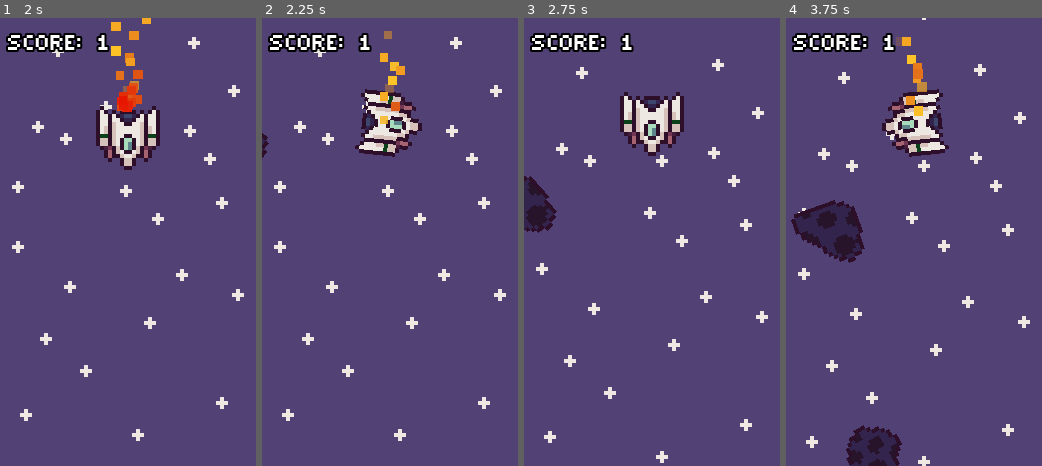
Above: before the commit, frames 1-4 (left to right).
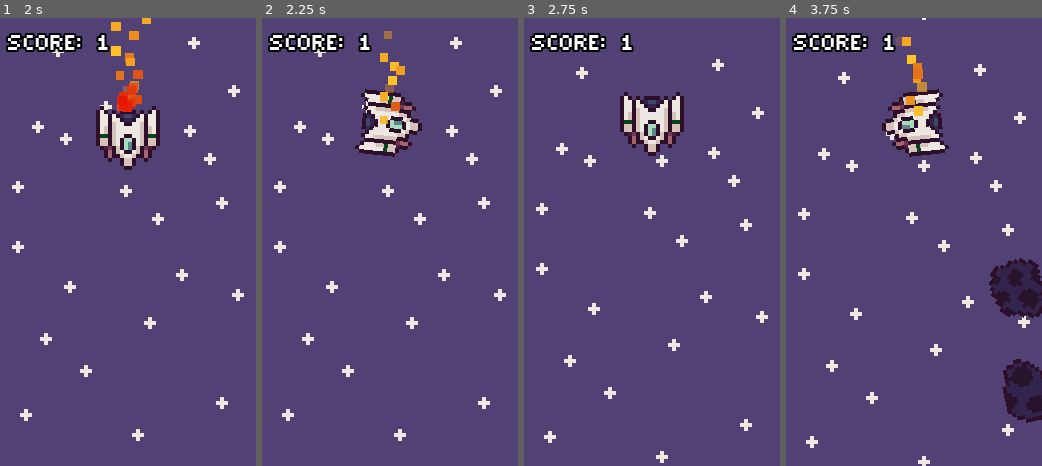
Above: after the commit, the same moments.

Repository: shadow-crafter/ROCKET-BOUNCE
Game: Godot game, scene res://scenes/game/game_scene.tscn
The game is run twice, just before and just after one commit, with the same random seed, the same clock (stepped at 60 frames per second) and the same inputs.
Inputs:
- Up to frame 1 (2 s): tap Space (THEBUTTON) at 0.6, 1.35 s
- Up to frame 2 (2.25 s): tap Space (THEBUTTON) at 2.1 s
- Up to frame 3 (2.75 s): no input
- Up to frame 4 (3.75 s): tap Space (THEBUTTON) at 2.85, 3.6 s

Frame 1 is identical in both runs. In frame 2, less than 0.1% of the frame differs, in the area x 0-3%, y 25-32%; in frame 3, 1.1%; in frame 4, 8.1%, in the area x 1-100%, y 40-100%.

Commit message:
adjusted camera and started difficulty curving. plr hitbox changed

Diff:
--- a/project.godot
+++ b/project.godot
@@ -32,6 +32,7 @@
 THEBUTTON={
 "deadzone": 0.5,
 "events": [Object(InputEventKey,"resource_local_to_scene":false,"resource_name":"","device":-1,"window_id":0,"alt_pressed":false,"shift_pressed":false,"ctrl_pressed":false,"meta_pressed":false,"pressed":false,"keycode":0,"physical_keycode":32,"key_label":0,"unicode":32,"echo":false,"script":null)
+, Object(InputEventMouseButton,"resource_local_to_scene":false,"resource_name":"","device":-1,"window_id":0,"alt_pressed":false,"shift_pressed":false,"ctrl_pressed":false,"meta_pressed":false,"button_mask":1,"position":Vector2(93, 16),"global_position":Vector2(97, 59),"factor":1.0,"button_index":1,"canceled":false,"pressed":true,"double_click":false,"script":null)
 ]
 }
 
--- a/scenes/Obstacles/asteroid.gd
+++ b/scenes/Obstacles/asteroid.gd
@@ -10,6 +10,7 @@
 var rotation_speed : float
 
 @onready var sprite: Sprite2D = $Sprite
+@onready var collider: CollisionShape2D = $Collider
 @onready var asteroid_hit_sound: AudioStreamPlayer2D = $AsteroidHit
 
 func _ready() -> void:
@@ -27,6 +28,8 @@
 	if body is player:
 		body.hit_asteroid()
 
+		collider.queue_free()
+
 		asteroid_hit_sound.pitch_scale = 1 + randf_range(-0.1, 0.1)
 		asteroid_hit_sound.play()
 
--- a/scenes/Obstacles/asteroid.tscn
+++ b/scenes/Obstacles/asteroid.tscn
@@ -36,7 +36,7 @@
 debug_color = Color(1, 0.32549, 0.258824, 0.203922)
 
 [node name="VisibleOnScreenNotifier2D" type="VisibleOnScreenNotifier2D" parent="."]
-rect = Rect2(-16, -16, 32, 32)
+rect = Rect2(-21, -21, 42, 42)
 
 [node name="AsteroidHit" type="AudioStreamPlayer2D" parent="."]
 stream = ExtResource("3_yulga")
--- a/scenes/game/asteroid_spawner.gd
+++ b/scenes/game/asteroid_spawner.gd
@@ -1,12 +1,21 @@
 extends Node2D
 
 @export var asteroid_scene: PackedScene
+
+var to_spawn: int = 1
 
 @onready var spawn_timer: Timer = $SpawnTimer
 @onready var spawn_paths: Array[Path2D] = [$Path1, $Path2]
 @onready var plr: player = get_tree().get_first_node_in_group("Player")
 
 func _on_spawn_timer_timeout() -> void:
+	to_spawn = 1 + round(Score.score / 200)
+	print_debug(to_spawn)
+
+	for i in range(to_spawn):
+		spawn_asteroid()
+
+func spawn_asteroid() -> void:
 	var new_asteroid: asteroid = asteroid_scene.instantiate()
 
 	var spawn_path: PathFollow2D = spawn_paths.pick_random().get_child(0)
--- a/scenes/game/asteroid_spawner.tscn
+++ b/scenes/game/asteroid_spawner.tscn
@@ -34,6 +34,7 @@
 rotation = 1.5708
 
 [node name="SpawnTimer" type="Timer" parent="."]
+wait_time = 1.5
 autostart = true
 
 [connection signal="timeout" from="SpawnTimer" to="." method="_on_spawn_timer_timeout"]
--- a/scenes/player/char.tscn
+++ b/scenes/player/char.tscn
@@ -30,7 +30,7 @@
 color_ramp = SubResource("GradientTexture1D_iuba6")
 
 [sub_resource type="RectangleShape2D" id="RectangleShape2D_dygid"]
-size = Vector2(16, 16)
+size = Vector2(10, 10)
 
 [sub_resource type="Animation" id="Animation_8737t"]
 length = 0.001
@@ -81,85 +81,6 @@
 "transitions": PackedFloat32Array(1),
 "update": 0,
 "values": [0.0]
-}
-
-[sub_resource type="Animation" id="Animation_p30lc"]
-resource_name = "die"
-tracks/0/type = "value"
-tracks/0/imported = false
-tracks/0/enabled = true
-tracks/0/path = NodePath("ShipExplode:emitting")
-tracks/0/interp = 1
-tracks/0/loop_wrap = true
-tracks/0/keys = {
-"times": PackedFloat32Array(0, 1),
-"transitions": PackedFloat32Array(1, 1),
-"update": 1,
-"values": [true, false]
-}
-tracks/1/type = "value"
-tracks/1/imported = false
-tracks/1/enabled = true
-tracks/1/path = NodePath("FireParticle:emitting")
-tracks/1/interp = 1
-tracks/1/loop_wrap = true
-tracks/1/keys = {
-"times": PackedFloat32Array(0),
-"transitions": PackedFloat32Array(1),
-"update": 1,
-"values": [false]
-}
-tracks/2/type = "value"
-tracks/2/imported = false
-tracks/2/enabled = true
-tracks/2/path = NodePath("Sprite:visible")
-tracks/2/interp = 1
-tracks/2/loop_wrap = true
-tracks/2/keys = {
-"times": PackedFloat32Array(0),
-"transitions": PackedFloat32Array(1),
-"update": 1,
-"values": [false]
-}
-tracks/3/type = "method"
-tracks/3/imported = false
-tracks/3/enabled = true
-tracks/3/path = NodePath("SoundContainer/ShipExplode")
-tracks/3/interp = 1
-tracks/3/loop_wrap = true
-tracks/3/keys = {
-"times": PackedFloat32Array(0),
-"transitions": PackedFloat32Array(1),
-"values": [{
-"args": [0.0],
-"method": &"play"
-}]
-}
-tracks/4/type = "method"
-tracks/4/imported = false
-tracks/4/enabled = true
-tracks/4/path = NodePath("SoundContainer/RocketBg")
-tracks/4/interp = 1
-tracks/4/loop_wrap = true
-tracks/4/keys = {
-"times": PackedFloat32Array(0),
-"transitions": PackedFloat32Array(1),
-"values": [{
-"args": [],
-"method": &"stop"
-}]
-}
-tracks/5/type = "value"
-tracks/5/imported = false
-tracks/5/enabled = true
-tracks/5/path = NodePath("Collider:disabled")
-tracks/5/interp = 1
-tracks/5/loop_wrap = true
-tracks/5/keys = {
-"times": PackedFloat32Array(0),
-"transitions": PackedFloat32Array(1),
-"update": 1,
-"values": [true]
 }
 
 [sub_resource type="Animation" id="Animation_dy3by"]
@@ -250,6 +171,85 @@
 "values": [0.0, -6.28319]
 }
 
+[sub_resource type="Animation" id="Animation_p30lc"]
+resource_name = "die"
+tracks/0/type = "value"
+tracks/0/imported = false
+tracks/0/enabled = true
+tracks/0/path = NodePath("ShipExplode:emitting")
+tracks/0/interp = 1
+tracks/0/loop_wrap = true
+tracks/0/keys = {
+"times": PackedFloat32Array(0, 1),
+"transitions": PackedFloat32Array(1, 1),
+"update": 1,
+"values": [true, false]
+}
+tracks/1/type = "value"
+tracks/1/imported = false
+tracks/1/enabled = true
+tracks/1/path = NodePath("FireParticle:emitting")
+tracks/1/interp = 1
+tracks/1/loop_wrap = true
+tracks/1/keys = {
+"times": PackedFloat32Array(0),
+"transitions": PackedFloat32Array(1),
+"update": 1,
+"values": [false]
+}
+tracks/2/type = "value"
+tracks/2/imported = false
+tracks/2/enabled = true
+tracks/2/path = NodePath("Sprite:visible")
+tracks/2/interp = 1
+tracks/2/loop_wrap = true
+tracks/2/keys = {
+"times": PackedFloat32Array(0),
+"transitions": PackedFloat32Array(1),
+"update": 1,
+"values": [false]
+}
+tracks/3/type = "method"
+tracks/3/imported = false
+tracks/3/enabled = true
+tracks/3/path = NodePath("SoundContainer/ShipExplode")
+tracks/3/interp = 1
+tracks/3/loop_wrap = true
+tracks/3/keys = {
+"times": PackedFloat32Array(0),
+"transitions": PackedFloat32Array(1),
+"values": [{
+"args": [0.0],
+"method": &"play"
+}]
+}
+tracks/4/type = "method"
+tracks/4/imported = false
+tracks/4/enabled = true
+tracks/4/path = NodePath("SoundContainer/RocketBg")
+tracks/4/interp = 1
+tracks/4/loop_wrap = true
+tracks/4/keys = {
+"times": PackedFloat32Array(0),
+"transitions": PackedFloat32Array(1),
+"values": [{
+"args": [],
+"method": &"stop"
+}]
+}
+tracks/5/type = "value"
+tracks/5/imported = false
+tracks/5/enabled = true
+tracks/5/path = NodePath("Collider:disabled")
+tracks/5/interp = 1
+tracks/5/loop_wrap = true
+tracks/5/keys = {
+"times": PackedFloat32Array(0),
+"transitions": PackedFloat32Array(1),
+"update": 1,
+"values": [true]
+}
+
 [sub_resource type="AnimationLibrary" id="AnimationLibrary_yb81v"]
 _data = {
 "RESET": SubResource("Animation_8737t"),
@@ -285,6 +285,8 @@
 
 [node name="Cam" type="Camera2D" parent="."]
 offset = Vector2(0, 25)
+limit_left = -32
+limit_right = 32
 drag_vertical_enabled = true
 drag_top_margin = 0.08
 drag_bottom_margin = 0.4
--- a/scenes/player/player.gd
+++ b/scenes/player/player.gd
@@ -20,6 +20,9 @@
 	if alive:
 		move_player(delta)
 		Score.update_score(round(position.y / 10))
+	elif Input.is_action_just_pressed("THEBUTTON"):
+		Score.score = 0
+		get_tree().reload_current_scene()
 
 func move_player(delta: float) -> void:
 	velocity.y = move_toward(velocity.y, TERMINAL_VEL, GRAVITY * delta)
@@ -45,7 +48,6 @@
 
 func hit_asteroid() -> void:
 	health -= 1
-
 	# OUCHY, CHANGE SPRITE TO CRACKING
 	if health == 0:
 		alive = false
